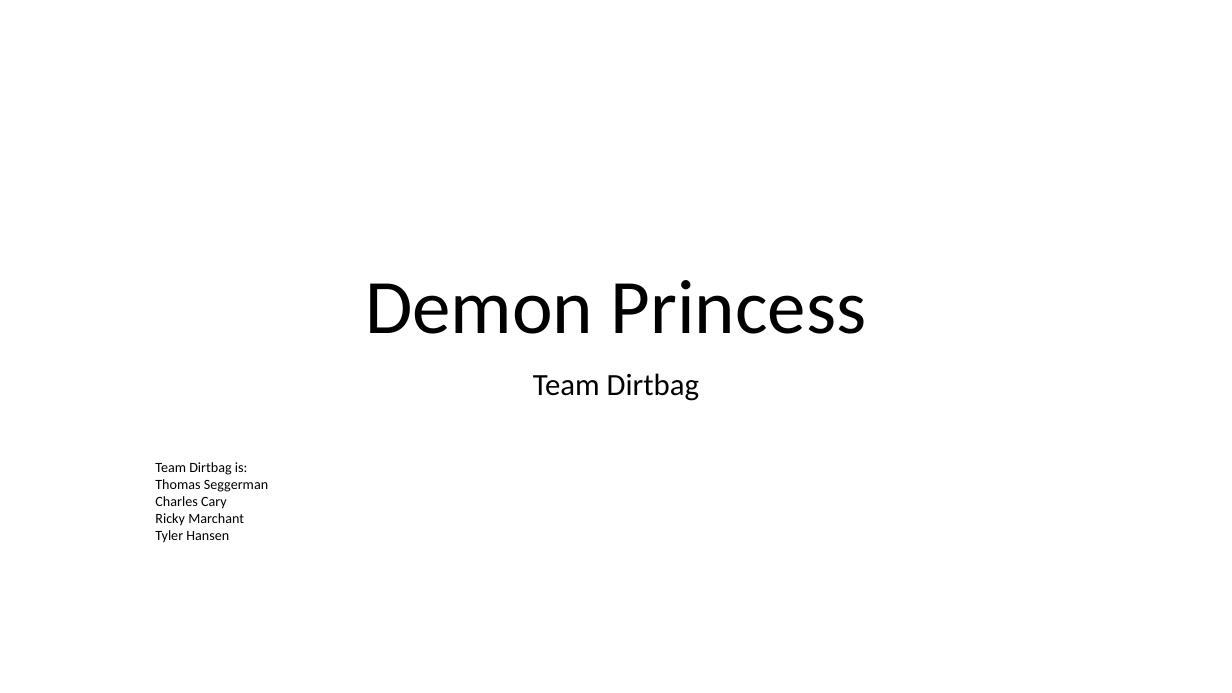
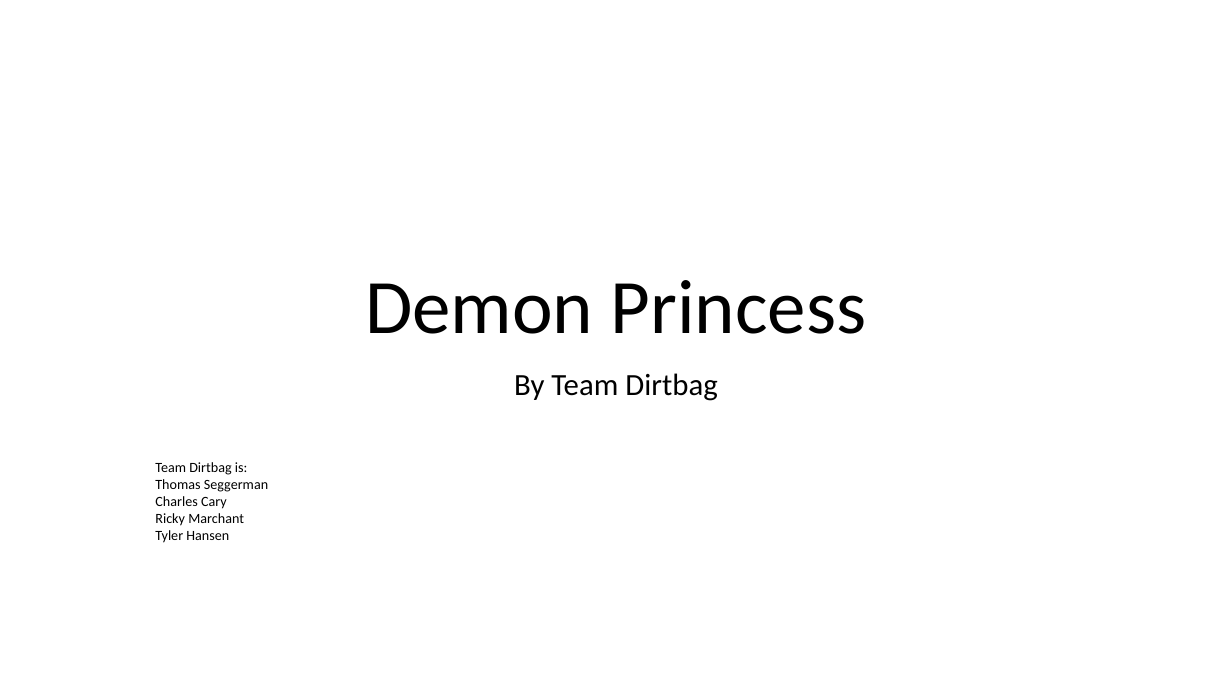
Before and after one commit to Cyclonis7734/DemonPrincess, a slide deck: slide 1 of PPT - paper prototype.pptx. Drawn at 1232x693 pixels with LibreOffice and Linux fonts; fonts in the diff are those of the drawing. Boxes give left, top, right and bottom in pixels: in the first picture for what was removed or moved away, otherwise in the second. Text is boxed around its words. In the diff, an @@ line names an element or a change of style, - is before the commit and + after.

```diff
--- a/PPT - paper prototype.pptx
+++ b/PPT - paper prototype.pptx
@@ subtitle at (514,373,717,401): text changed @@
-Team Dirtbag
+By Team Dirtbag
```
Also in this commit, not shown: 5 other slides changed, 1 slide added.
